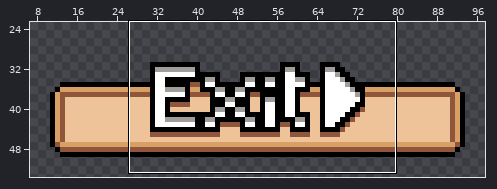
File history of a pixel-art file, Who Steal My Nut/Assets/WelcomeScene/Object/exitButton.aseprite. Above, an overview of the earlier version with the close-up marked.
Close-up. As it was:
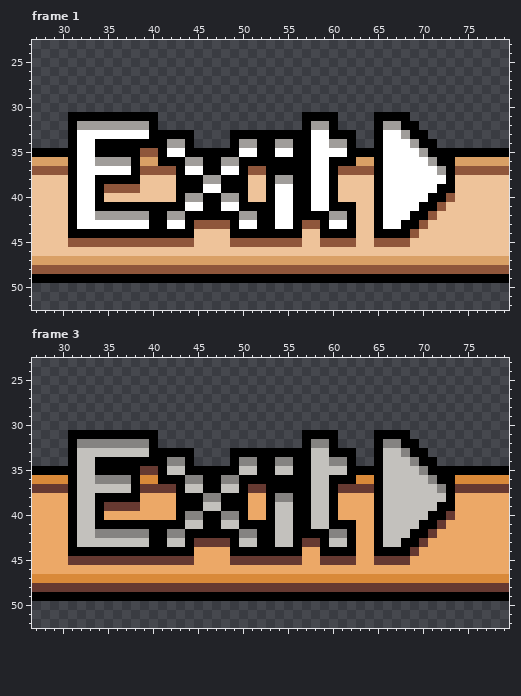
100x100 pixels, 4 frames. Shown: frame 1: x 27..79, y 23..52; frame 3: x 27..79, y 23..52. The wide view leaves out empty margins. The commit also changed other frames or places, which this record leaves out.
Once edited:
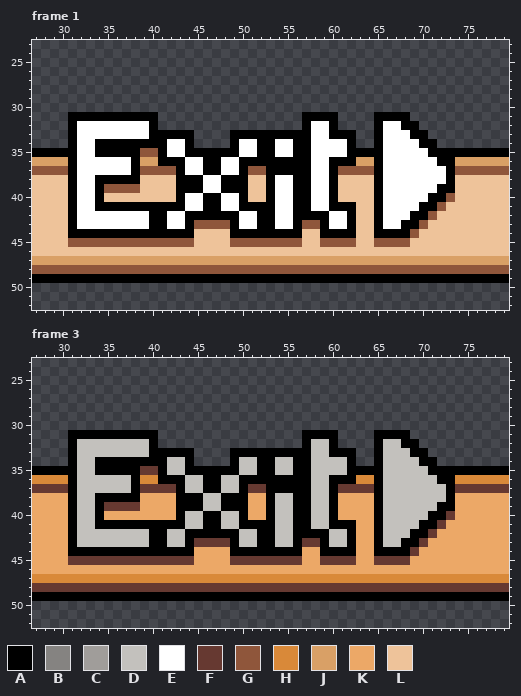
Palette (. is transparent): A #000000  B #858381  C #a09d9a  D #c3c1bd  E #ffffff  F #663931  G #8f563b  H #d98939  J #d9a066  K #eca867  L #eec39a
Edits made:
Frame 1, layer "Layer 1":
Colour E replaces colour C in row 32 at x 32 to 39, 58 to 59 and 66 to 67; in row 33 at x 68; in row 34 at x 42 to 43, 50 to 51, 54 to 55, 60 to 61 and 69; in row 35 at x 70; in row 36 at x 34 to 37, 44 to 45, 48 to 49 and 71; in row 37 at x 72.
Colour E replaces colour C in row 38 at x 46 to 47 and 54 to 55; in row 40 at x 44 to 45 and 48 to 49; in row 42 at x 34 to 39, 42 to 43, 50 to 51 and 60 to 61.
Frame 3, layer "Layer 1":
Colour D replaces colour B in row 32 at x 32 to 39, 58 to 59 and 66 to 67; in row 33 at x 68; in row 34 at x 42 to 43, 50 to 51, 54 to 55, 60 to 61 and 69; in row 35 at x 70; in row 36 at x 34 to 37, 44 to 45, 48 to 49 and 71; in row 37 at x 72.
Colour D replaces colour B in row 38 at x 46 to 47 and 54 to 55; in row 40 at x 44 to 45 and 48 to 49; in row 42 at x 34 to 39, 42 to 43, 50 to 51 and 60 to 61.
